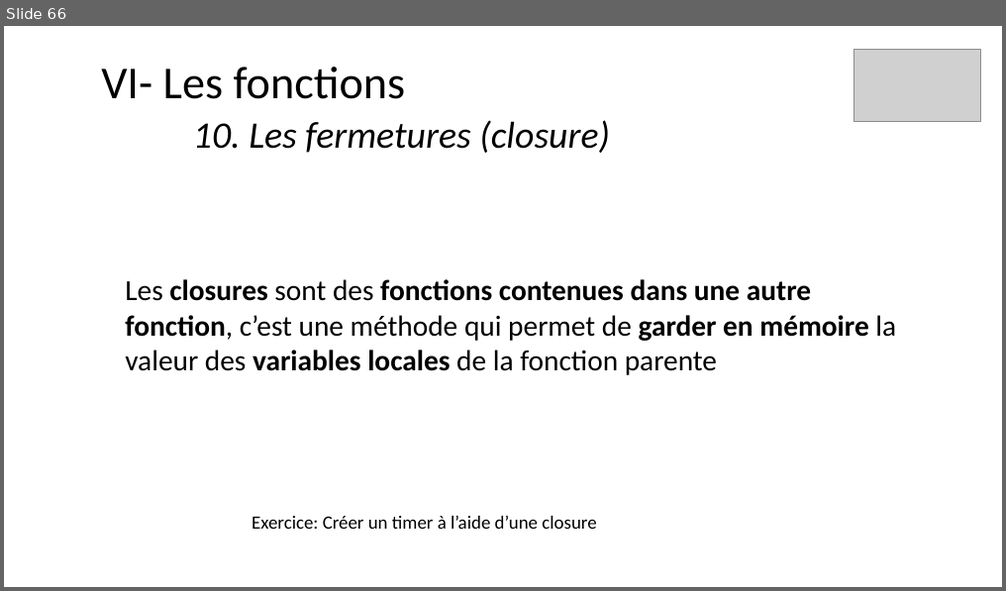
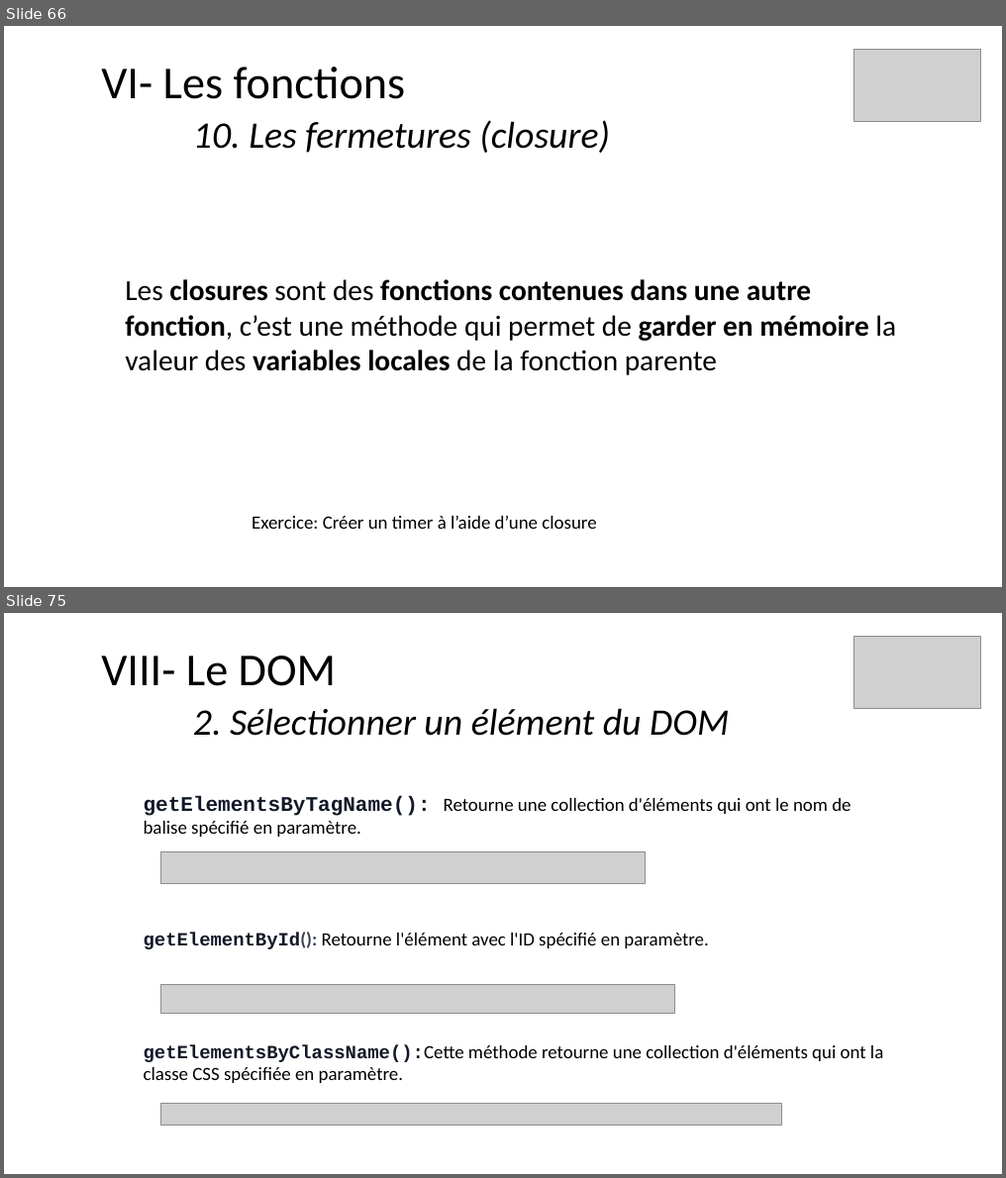
Before and after one commit to ArMb57/JavaScript, a slide deck: cours.pptx. Shown one above the other, each under a label of ours: slide 66 before the commit, slides 66 and 75 after it; the slides between them are not shown. The pictures are 1006x591 and 1006x1178 pixels, drawn with LibreOffice and Linux fonts; fonts in the diff are those of the drawing; grey boxes stand for pictures. Boxes give left, top, right and bottom in pixels: in the first picture for what was removed or moved away, otherwise in the second. Text is boxed around its words. In the diff, an @@ line names an element or a change of style, - is before the commit and + after.

```diff
--- a/cours.pptx
+++ b/cours.pptx
@@ slide 75 added at <box>4,613,1002,1174</box>, background #FFFFFF @@
@@ picture added at <box>853,636,981,708</box> @@
@@ title added at <box>101,656,729,736</box>, 36 pt, text #000000, italic @@
+VIII- Le DOM
+2. Sélectionner un élément du DOM
@@ text added at <box>144,796,883,1083</box>, 18 pt, text #000000 @@
+getElementsByTagName(): Retourne une collection d'éléments qui ont le nom de balise spécifié en paramètre.
+getElementById(): Retourne l'élément avec l'ID spécifié en paramètre.
+getElementsByClassName():Cette méthode retourne une collection d'éléments qui ont la classe CSS spécifiée en paramètre.
@@ picture added at <box>160,852,645,884</box> @@
@@ picture added at <box>160,984,675,1014</box> @@
@@ picture added at <box>160,1103,781,1125</box> @@
```
Also in this commit, not shown: 19 other slides added, 4 other files.
